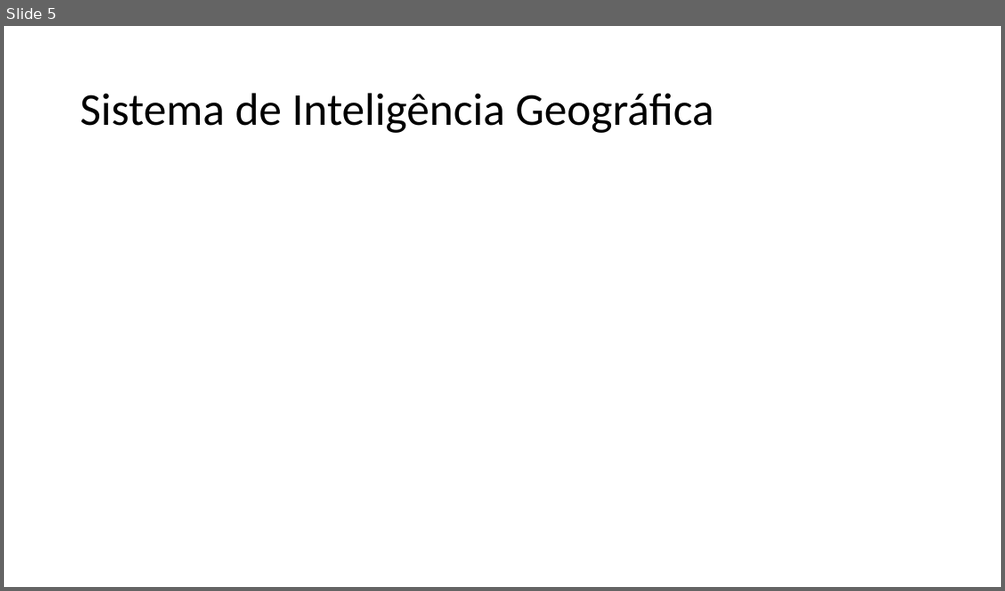
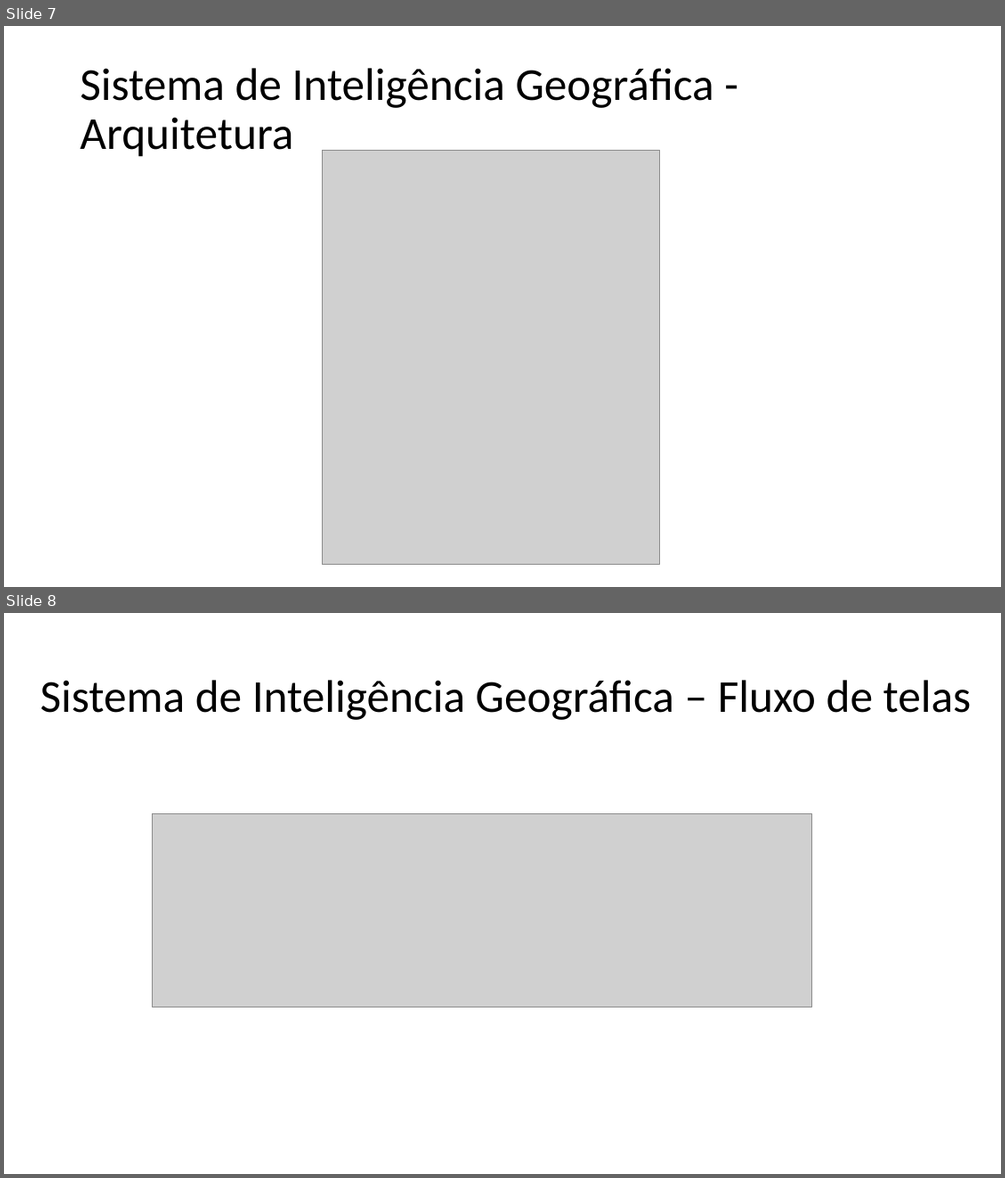
Before and after one commit to TavaresCarlos/TerrainIntelGIS, a slide deck: escrita/seminários/apresentacao.pptx. Shown one above the other, each under a label of ours: slide 5 before the commit, slides 7 and 8 after it. The pictures are 1005x591 and 1005x1178 pixels, drawn with LibreOffice and Linux fonts; fonts in the diff are those of the drawing; grey boxes stand for pictures. Boxes give left, top, right and bottom in pixels: in the first picture for what was removed or moved away, otherwise in the second. Text is boxed around its words. In the diff, an @@ line names an element or a change of style, - is before the commit and + after.

```diff
--- a/escrita/seminários/apresentacao.pptx
+++ b/escrita/seminários/apresentacao.pptx
@@ slide 8 added at bbox=[4, 613, 1001, 1174], background #FFFFFF @@
@@ title added at bbox=[40, 680, 971, 720], 44 pt, text #000000 @@
+Sistema de Inteligência Geográfica – Fluxo de telas
@@ picture added at bbox=[152, 813, 811, 1006] @@
@@ what was slide 5 is now slide 7 @@
@@ slide 7 changed as well @@
@@ title at bbox=[80, 68, 714, 157]: text changed @@
-Sistema de Inteligência Geográfica
+Sistema de Inteligência Geográfica - Arquitetura
@@ picture added at bbox=[322, 150, 659, 564] @@
```
Also in this commit, not shown: 4 other slides changed, 7 other slides added, 1 slide removed, 4 other files.
